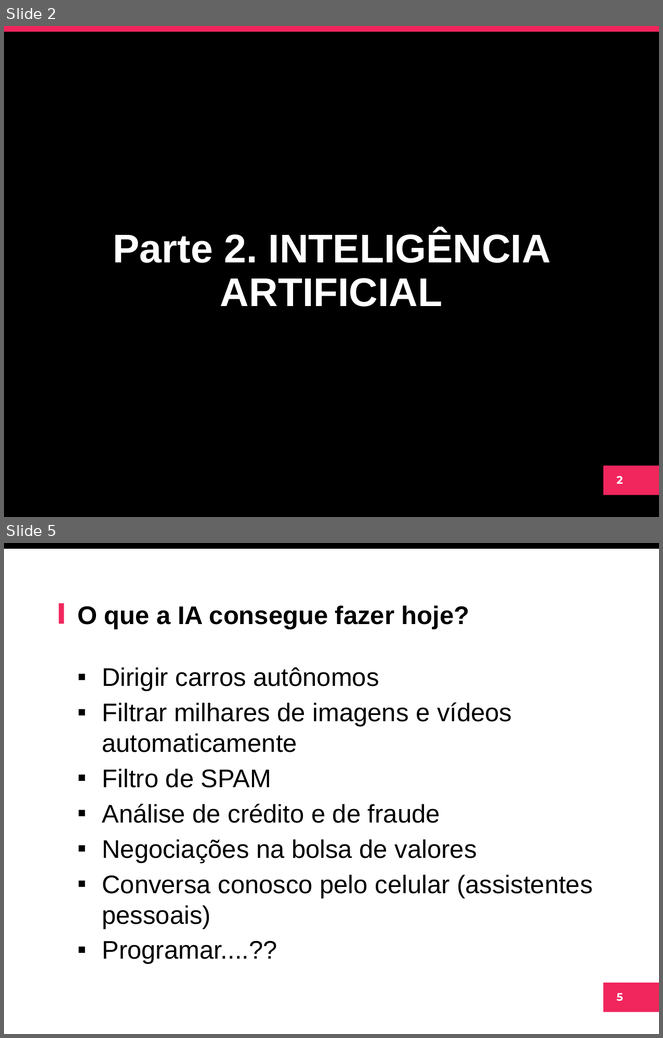
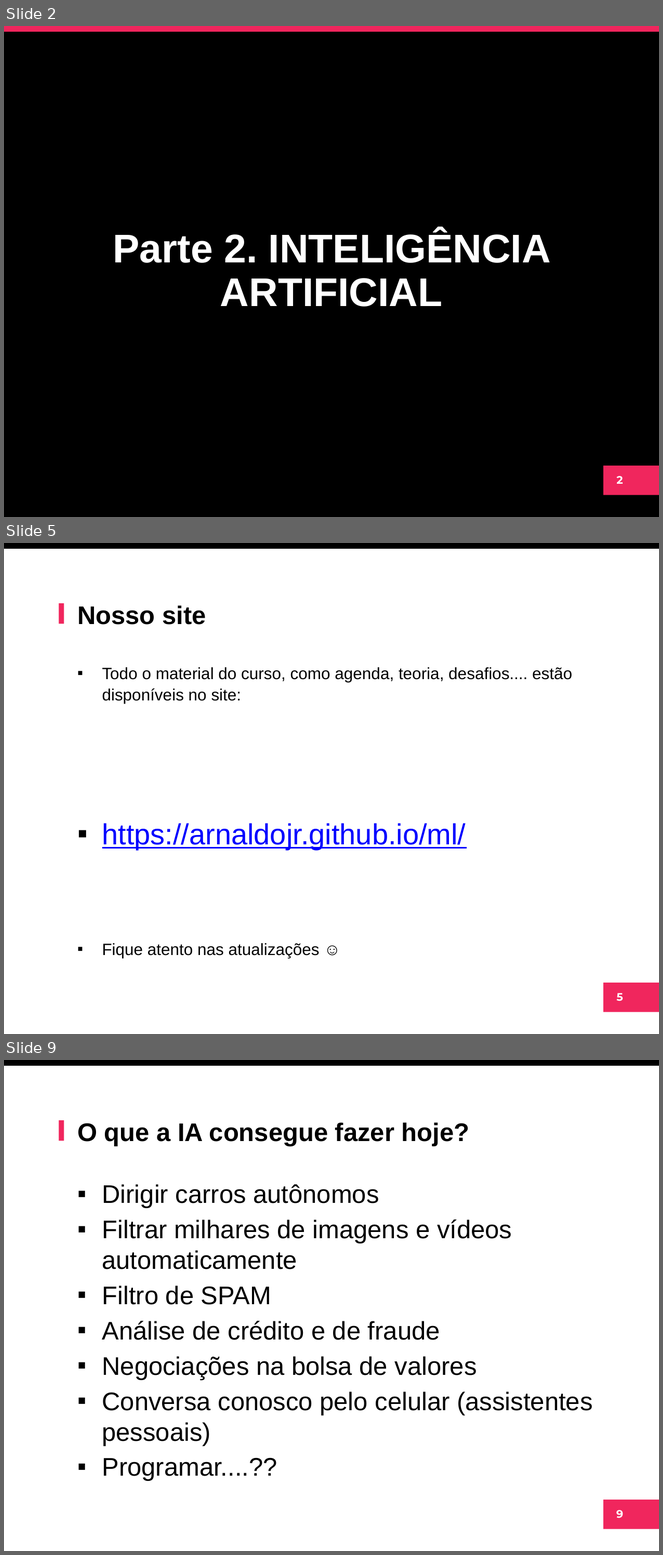
Before and after one commit to arnaldojr/ml, a slide deck: material/aulas/lab01/IntroIA.pptx. Shown one above the other, each under a label of ours: slides 2 and 5 before the commit, slides 2, 5 and 9 after it; the slides between them are not shown. The pictures are 663x1038 and 663x1555 pixels, drawn with LibreOffice and Linux fonts; fonts in the diff are those of the drawing; background and template pictures are left out. Boxes give left, top, right and bottom in pixels: in the first picture for what was removed or moved away, otherwise in the second. Text is boxed around its words. In the diff, an @@ line names an element or a change of style, - is before the commit and + after.

```diff
--- a/material/aulas/lab01/IntroIA.pptx
+++ b/material/aulas/lab01/IntroIA.pptx
@@ slide 5 added at (4, 543, 659, 1034), background #FFFFFF; not listed: 4 template elements that a slide beside it also shows @@
@@ title added at (77, 605, 206, 625), 28 pt, text #000000, bold @@
+Nosso site
@@ text added at (102, 667, 572, 958), 18 pt, text #000000 @@
+▪ Todo o material do curso, como agenda, teoria, desafios.... estão disponíveis no site:
+▪ https://arnaldojr.github.io/ml/
+▪ Fique atento nas atualizações ☺
@@ what was slide 5 is now slide 9 @@
@@ page number at (617, 1510, 623, 1519): text changed @@
-5
+9
```
Also in this commit, not shown: 6 slides changed, 7 other slides added, 9 slides removed.
